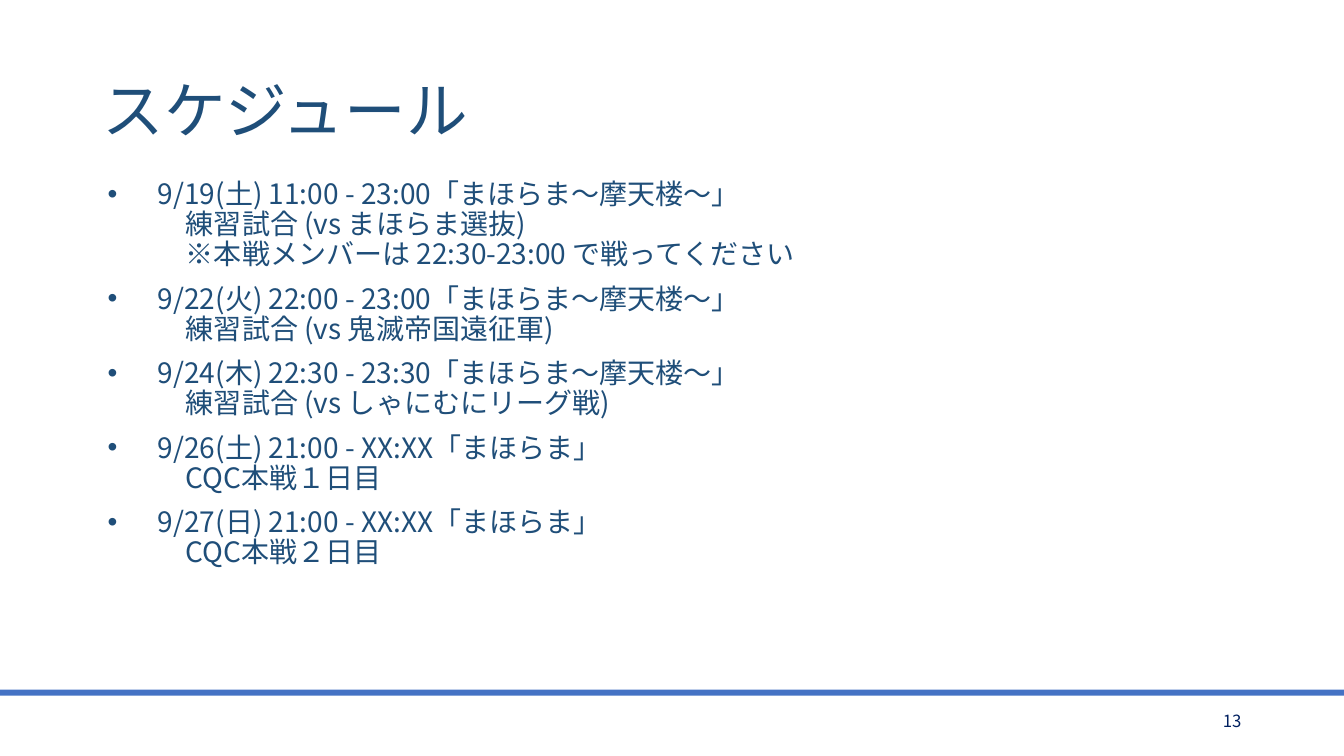
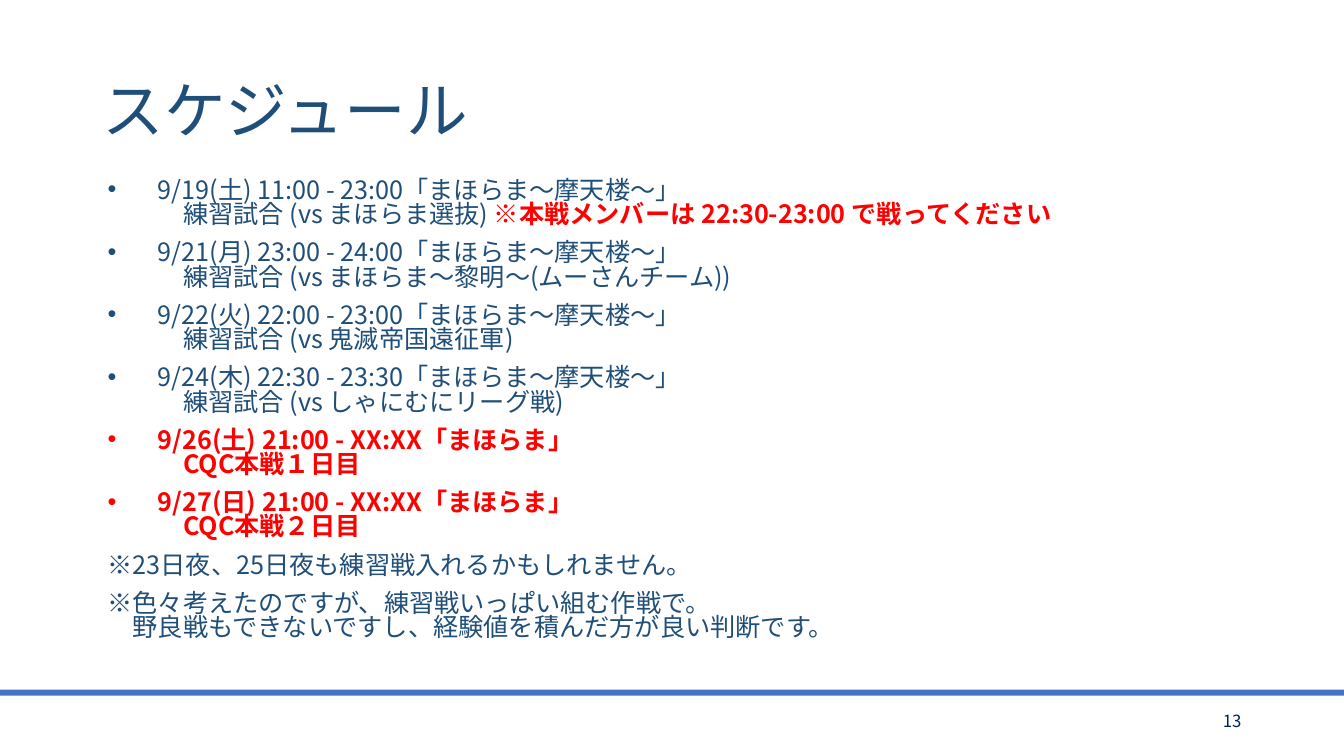
Before and after one commit to bigtreeCoC/documents, a slide deck: slide 13 of CQC攻略.pptx. Drawn at 1344x756 pixels with LibreOffice and Linux fonts; fonts in the diff are those of the drawing. Boxes give left, top, right and bottom in pixels: in the first picture for what was removed or moved away, otherwise in the second. Text is boxed around its words. In the diff, an @@ line names an element or a change of style, - is before the commit and + after.

```diff
--- a/CQC攻略.pptx
+++ b/CQC攻略.pptx
@@ text at [158,177,1052,540]: size 20 to 18 pt in "9/19(土) 11:00 - 23:00「まほらま〜摩天楼〜」 練習試合 (vs まほらま選抜) ...", "9/22(火) 22:00 - 23:00「まほらま〜摩天楼〜」 練習試合 (vs 鬼滅帝国遠征軍)", "9/24(木) 22:30 - 23:30「まほらま〜摩天楼〜」 練習試合 (vs しゃにむにリーグ戦)", "9/26(土) 21:00 - XX:XX「まほらま」 CQC本戦１日目" and 1 more places; text colour #1F4E79 to #FF0000, bold on in "※本戦メンバーは 22:30-23:00 で戦ってください", "9/26(土) 21:00 - XX:XX「まほらま」 CQC本戦１日目", "9/27(日) 21:00 - XX:XX「まほらま」 CQC本戦２日目"; line spacing 0.9 to 0.8 @@
@@ text at [158,239,732,291]: paragraph added @@
+• 9/21(月) 23:00 - 24:00「まほらま〜摩天楼〜」
+  練習試合 (vs まほらま〜黎明〜(ムーさんチーム))
@@ text at [108,552,834,638]: paragraphs added @@
+※23日夜、25日夜も練習戦入れるかもしれません。
+※色々考えたのですが、練習戦いっぱい組む作戦で。
+野良戦もできないですし、経験値を積んだ方が良い判断です。
```
Also in this commit, not shown: 1 other slide changed, 1 other file.
